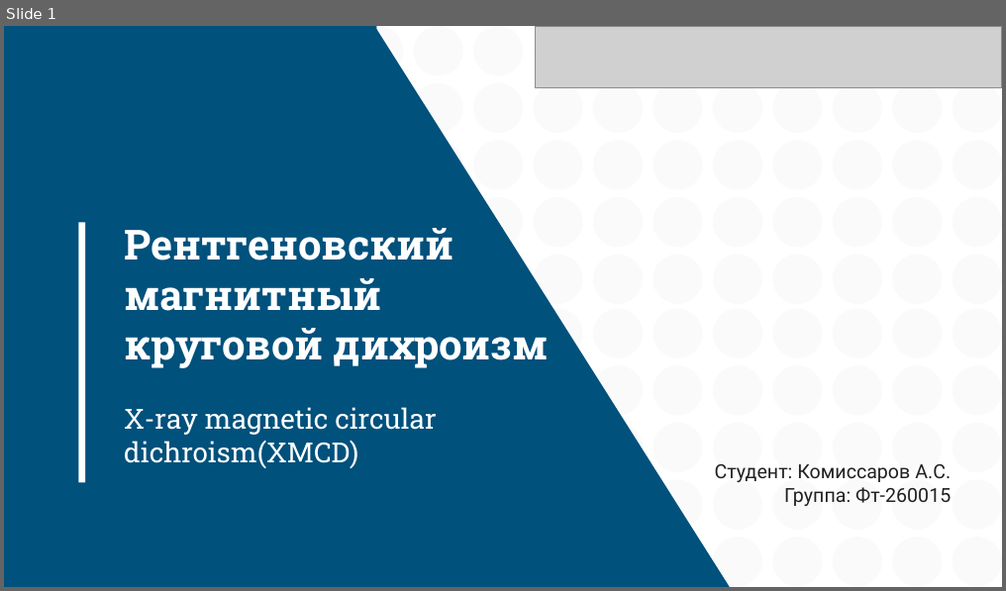
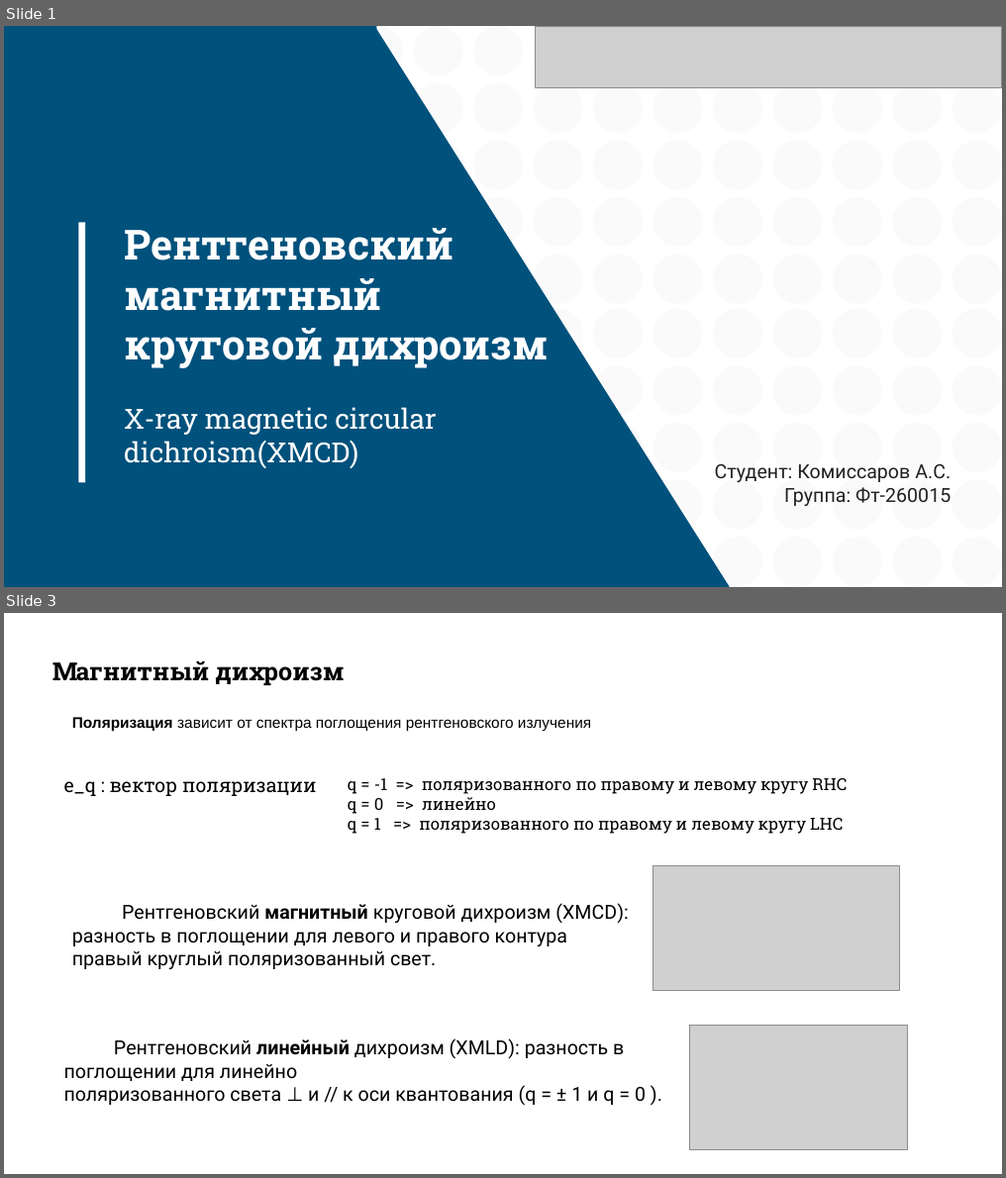
Before and after one commit to disDeal/xmcd_rs, a slide deck: slides/xmcd.pptx. Shown one above the other, each under a label of ours: slide 1 before the commit, slides 1 and 3 after it; the slides between them are not shown. The pictures are 1006x591 and 1006x1178 pixels, drawn with LibreOffice and Linux fonts; fonts in the diff are those of the drawing; grey boxes stand for pictures. Boxes give left, top, right and bottom in pixels: in the first picture for what was removed or moved away, otherwise in the second. Text is boxed around its words. In the diff, an @@ line names an element or a change of style, - is before the commit and + after.

```diff
--- a/slides/xmcd.pptx
+++ b/slides/xmcd.pptx
@@ slide 3 added at [4, 613, 1002, 1174], background #FFFFFF @@
@@ text added at [53, 661, 344, 685], 18 pt, text #000000, bold @@
+Магнитный дихроизм
@@ text added at [72, 717, 591, 732], 11 pt, text #000000 @@
+Поляризация зависит от спектра поглощения рентгеновского излучения
@@ text added at [64, 781, 316, 796], 14 pt, text #000000 @@
+e_q : вектор поляризации
@@ text added at [348, 778, 846, 834], 12 pt, text #000000 @@
+q = -1 => поляризованного по правому и левому кругу RHC
+q = 0 => линейно
+q = 1 => поляризованного по правому и левому кругу LHC
@@ picture added at [652, 866, 899, 991] @@
@@ text added at [72, 903, 628, 969], 14 pt, text #000000 @@
+Рентгеновский магнитный круговой дихроизм (XMCD): разность в поглощении для левого и правого контура
+правый круглый поляризованный свет.
@@ picture added at [689, 1026, 907, 1151] @@
@@ text added at [64, 1039, 646, 1106], 14 pt, text #000000 @@
+Рентгеновский линейный дихроизм (XMLD): разность в поглощении для линейно
+поляризованного света ⊥ и // к оси квантования (q = ± 1 и q = 0 ).
```
Also in this commit, not shown: 1 slide changed, 6 other slides added, 4 slides removed, 7 other files.
